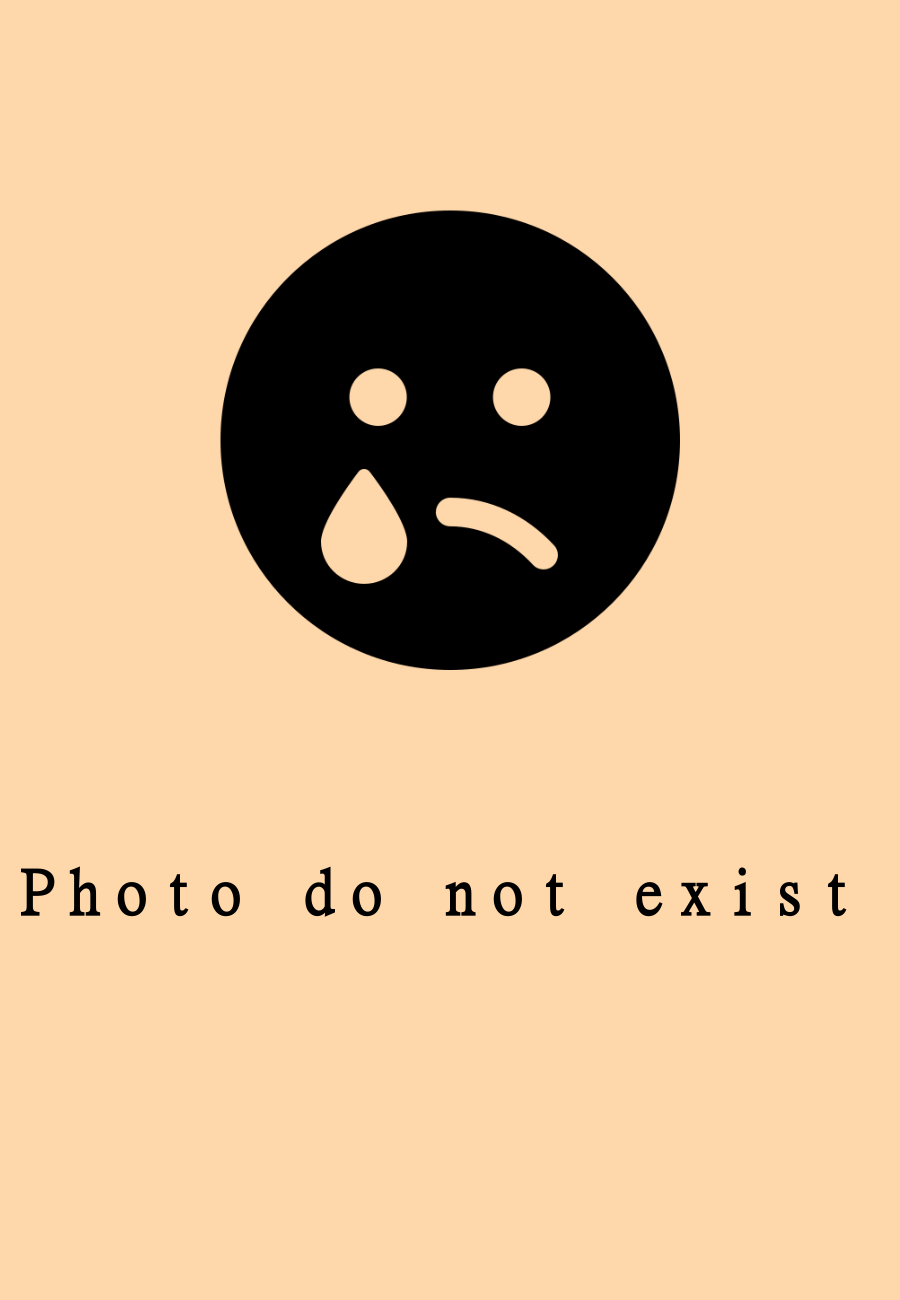
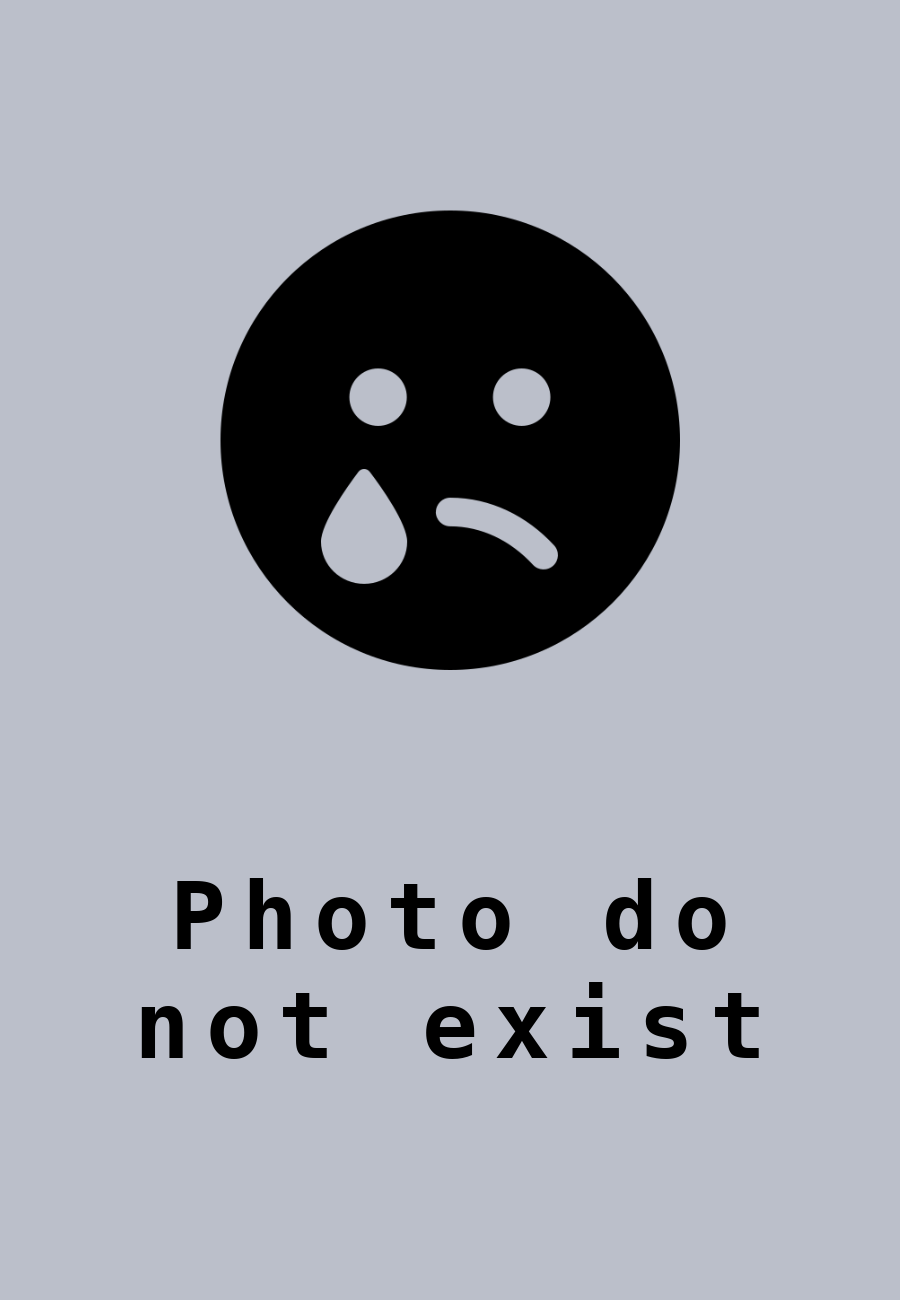
Comparing the layer stacks of the two w=900, h=1300 images. Changes:
painted on "Photo do not exist ..." over bbox(21, 866, 847, 1059)
painted on "Tło" over bbox(0, 0, 900, 1300)
